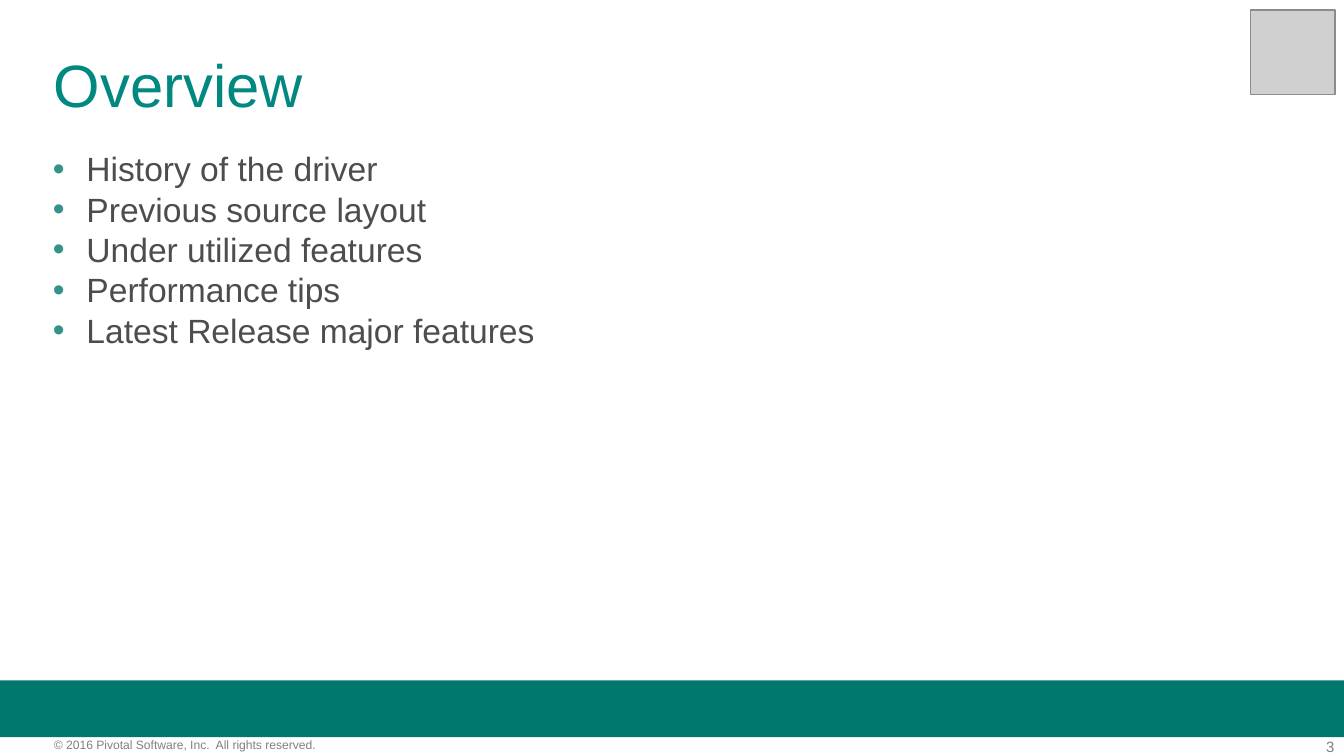
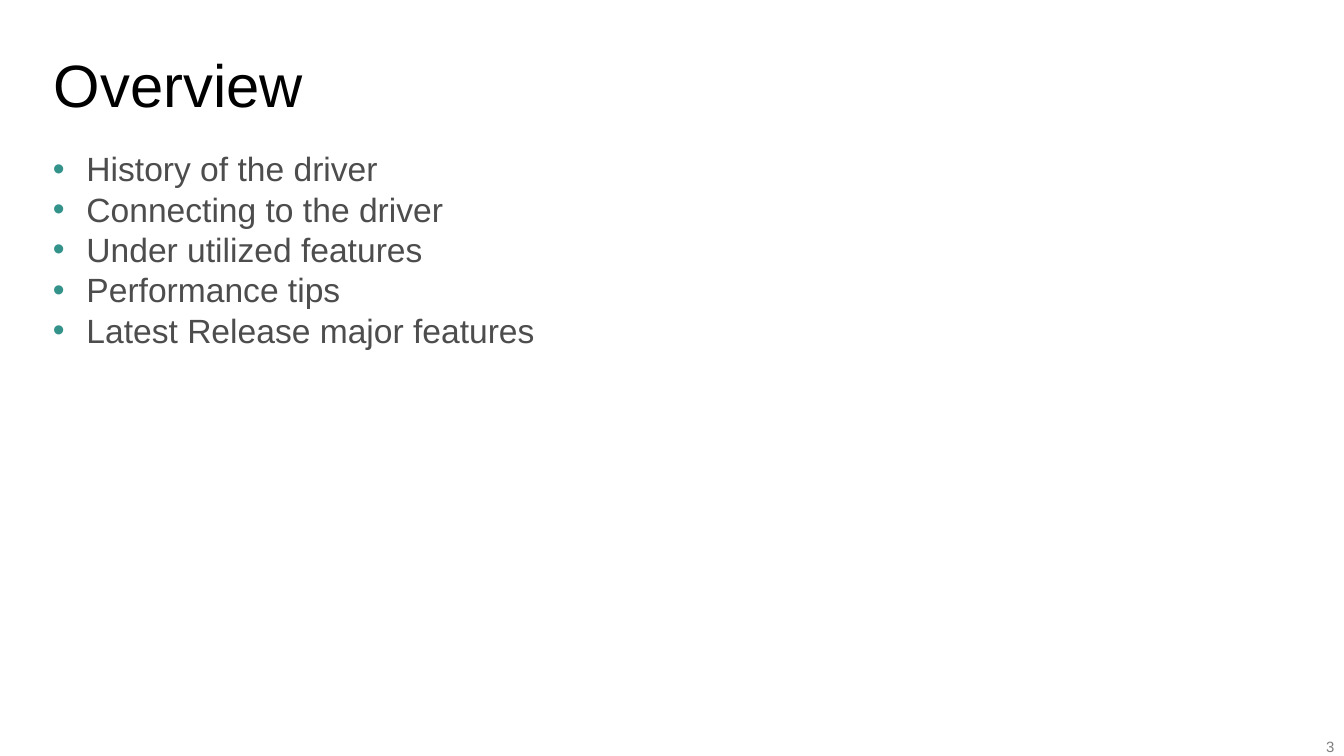
Before and after one commit to davecramer/presentations, a slide deck: slide 3 of JDBC Performance.pptx. Drawn at 1344x756 pixels with LibreOffice and Linux fonts; fonts in the diff are those of the drawing; grey boxes stand for pictures; background and template pictures are left out. Boxes give left, top, right and bottom in pixels: in the first picture for what was removed or moved away, otherwise in the second. Text is boxed around its words. In the diff, an @@ line names an element or a change of style, - is before the commit and + after.

```diff
--- a/JDBC Performance.pptx
+++ b/JDBC Performance.pptx
@@ picture removed at <box>1251,9,1336,94</box> @@
@@ text "Overview" at <box>54,63,303,108</box>: text colour #008881 to #000000 @@
@@ text at <box>86,197,443,228</box>: text changed @@
-• Previous source layout
+• Connecting to the driver
@@ rectangle removed at <box>0,680,1344,737</box> @@
@@ text removed at <box>66,740,315,752</box> @@
-© 2016 Pivotal Software, Inc. All rights reserved.
```
Also in this commit, not shown: 32 other slides changed, 21 slides added, 19 slides removed, 3 other files.
